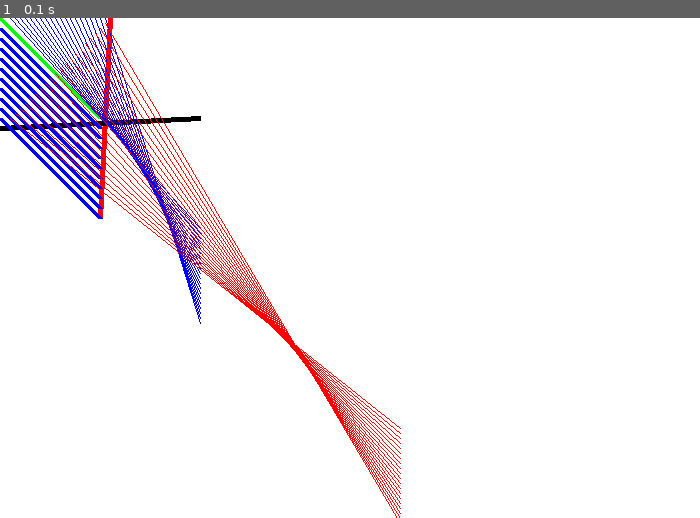
Above: before the commit, frame 1.
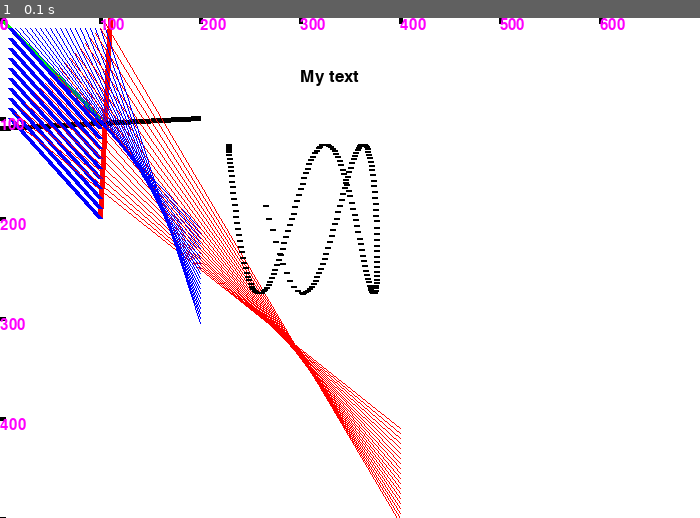
Above: after the commit, the same moment.

Repository: Majicbob/pygame-learning
Game: pygame game, started from programarcadegames.com/chapter5.py
Same seed, same stepped clock (60 frames per second), same inputs: the game is played once before the commit and once after it.
Inputs:
- Up to frame 1 (0.1 s): no input

The runs differ from the first frame. In frame 1, 3.9% of the frame differs, in the area x 0-90%, y 0-100%.

Commit message:
rulers marks and text

Diff:
--- a/programarcadegames.com/chapter5.py
+++ b/programarcadegames.com/chapter5.py
@@ -5,7 +5,7 @@
 
 # Explanation video: http://youtu.be/vRB_983kUMc
 
-import pygame, sys, os, random
+import pygame, sys, os, random, math
 from pygame.locals import *
 
 # Define some colors
@@ -55,13 +55,50 @@
     pygame.draw.line(screen, black, [0,110], [200,100], 5)
 
     for y_offset in range(0, 100, 10):
-        pygame.draw.line(screen, blue, [0, 10 + y_offset], [100, 110 + y_offset], 5)
+        pygame.draw.line(screen, blue, [10, 10 + y_offset], [100, 110 + y_offset], 5)
 
     for y_offset in range(0, 100, 5):
-        pygame.draw.line(screen, blue, [10 + y_offset, 0], [200, 210 + y_offset], 1)
+        pygame.draw.line(screen, blue, [10 + y_offset, 10], [200, 210 + y_offset], 1)
+        pygame.draw.line(screen, red, [10 + y_offset, 100 - y_offset], [400, 410 + y_offset], 1)
 
-    for y_offset in range(0, 100, 5):
-        pygame.draw.line(screen, red, [10 + y_offset, 100 - y_offset], [400, 410 + y_offset], 1)
+    # ruler marks
+    font = pygame.font.Font(None, 22)
+    for offset in range(0, screen.get_width(), 100):
+        text = font.render(str(offset), True, (255, 0, 255))
+
+        # horizontal
+        pygame.draw.line(screen, black, [offset, 0], [offset, 5], 4)
+        screen.blit(text, [offset, 0])
+
+        # vertical
+        pygame.draw.line(screen, black, [0, offset], [5, offset], 4)
+        screen.blit(text, [0, offset])
+
+    # complex offsets
+    for i in range(200):
+        radians_x = i/20
+        radians_y = i/6
+
+        x = int( 75 * math.sin(radians_x)) + 300
+        y = int( 75 * math.cos(radians_y)) + 200
+
+        pygame.draw.line(screen,black,[x,y],[x+5,y], 2)
+
+    # text
+    # Select the font to use. Default font, 25 pt size.
+    font = pygame.font.Font(None, 25)
+
+    # Render the text. "True" means anti-aliased text.
+    # Black is the color. The variable black was defined
+    # above as a list of [0,0,0]
+    # Note: This line creates an image of the letters,
+    # but does not put it on the screen yet.
+    text = font.render("My text", True, black)
+
+    # Put the image of the text on the screen at 250x250
+    screen.blit(text, [300,50])
+
+
 
     # ALL CODE TO DRAW SHOULD GO ABOVE THIS COMMENT
 
